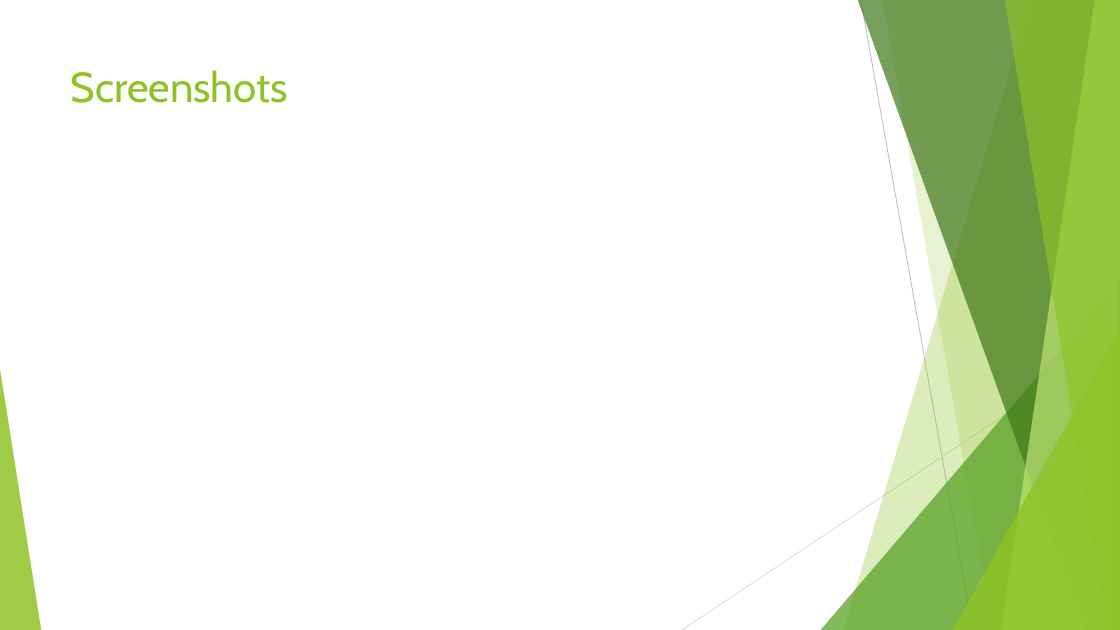
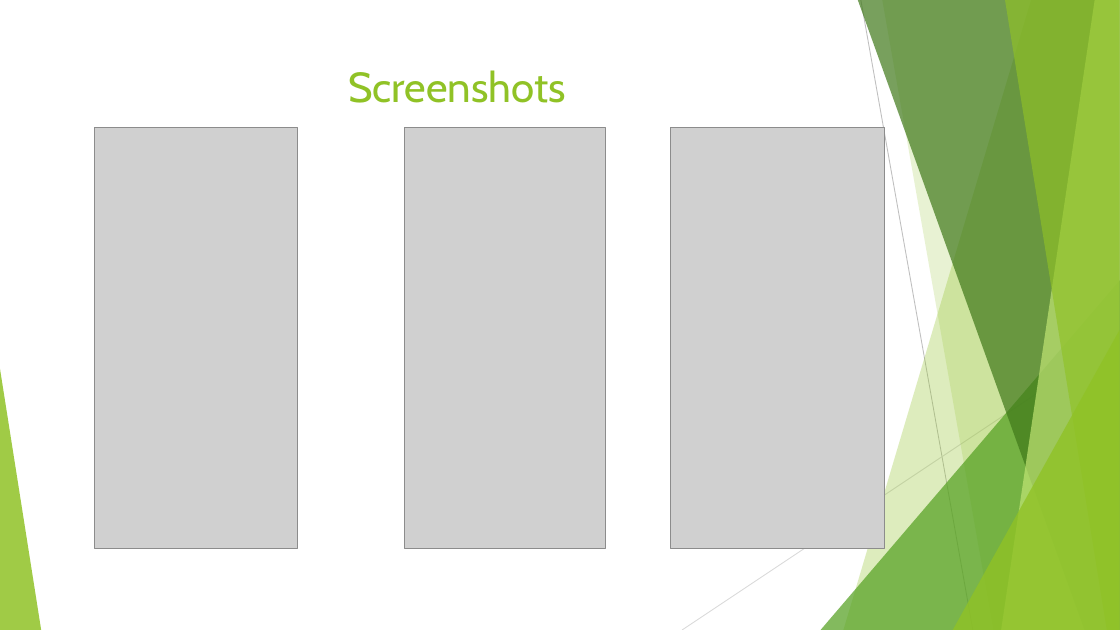
Before and after one commit to abhilashsaj/Customer-Assistance-Chatbot, a slide deck: slide 12 of CUSTOMER ASSISTANCE CHATBOT.pptx. Drawn at 1120x630 pixels with LibreOffice and Linux fonts; fonts in the diff are those of the drawing; grey boxes stand for pictures. Boxes give left, top, right and bottom in pixels: in the first picture for what was removed or moved away, otherwise in the second. Text is boxed around its words. In the diff, an @@ line names an element or a change of style, - is before the commit and + after.

Commit message:
ppt

```diff
--- a/CUSTOMER ASSISTANCE CHATBOT.pptx
+++ b/CUSTOMER ASSISTANCE CHATBOT.pptx
@@ title "Screenshots" at <box>348,70,565,103</box>: alignment left to centre @@
@@ picture added at <box>95,128,298,549</box> @@
@@ picture added at <box>405,128,606,549</box> @@
@@ picture added at <box>670,128,885,549</box> @@
```
Also in this commit, not shown: 1 other slide changed, 1 other file.
